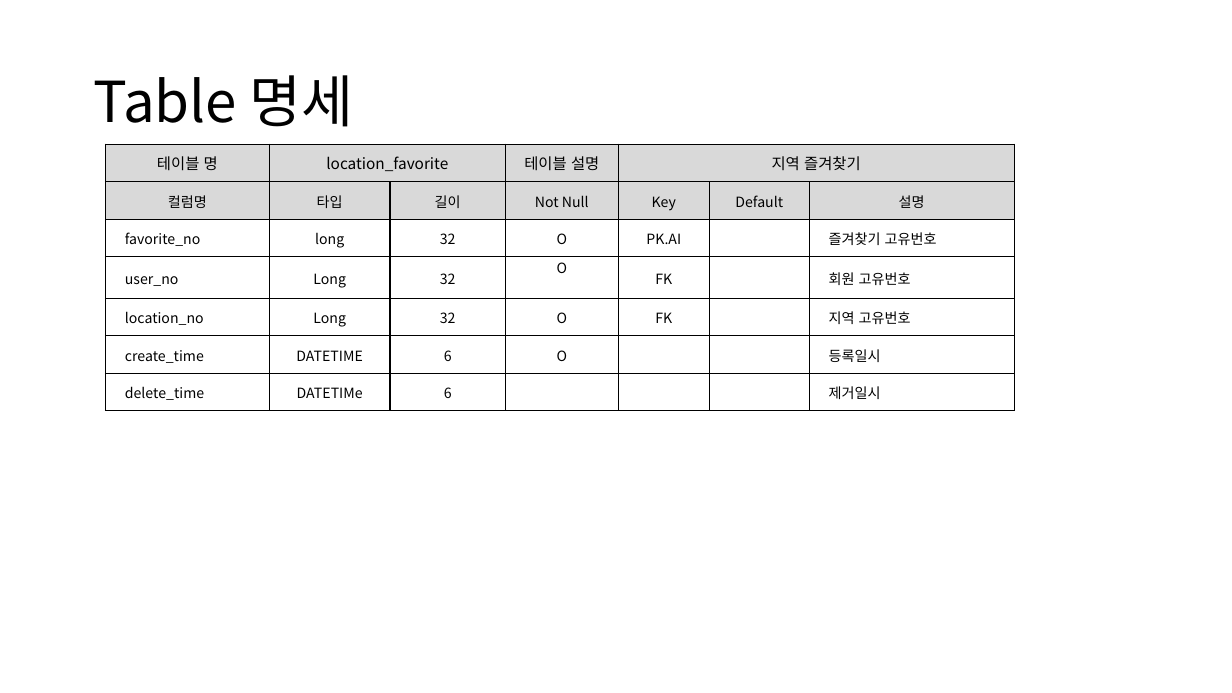
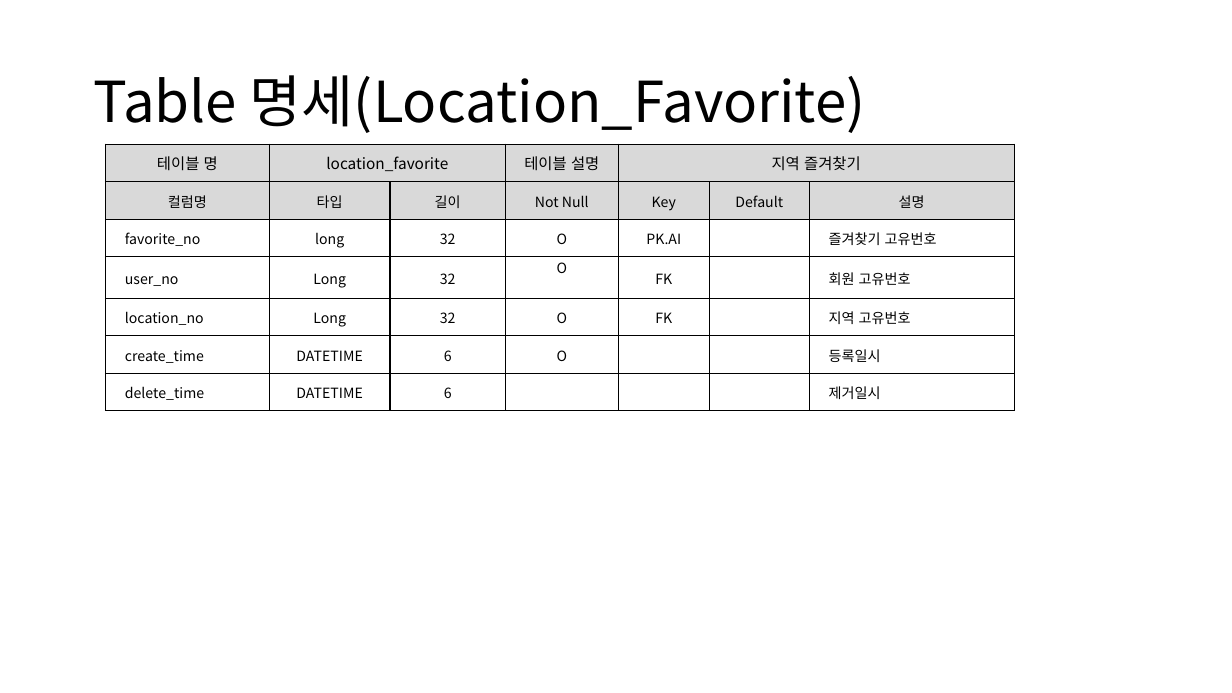
Before and after one commit to sujidaddy/workspace_miniproject, a slide deck: slide 67 of 미니프로젝트계획서제출용.pptx (slide 63 before the commit). Drawn at 1232x693 pixels with LibreOffice and Linux fonts; fonts in the diff are those of the drawing. Boxes give left, top, right and bottom in pixels: in the first picture for what was removed or moved away, otherwise in the second. Text is boxed around its words. In the diff, an @@ line names an element or a change of style, - is before the commit and + after.

```diff
--- a/미니프로젝트계획서제출용.pptx
+++ b/미니프로젝트계획서제출용.pptx
@@ title at [94, 75, 866, 133]: text changed @@
-Table 명세
+Table 명세(Location_Favorite)
@@ table at [105, 144, 1015, 407] @@
-row 7, column 2: DATETIMe
+row 7, column 2: DATETIME
```
Also in this commit, not shown: 10 other slides changed, 5 slides added, 5 other files.
